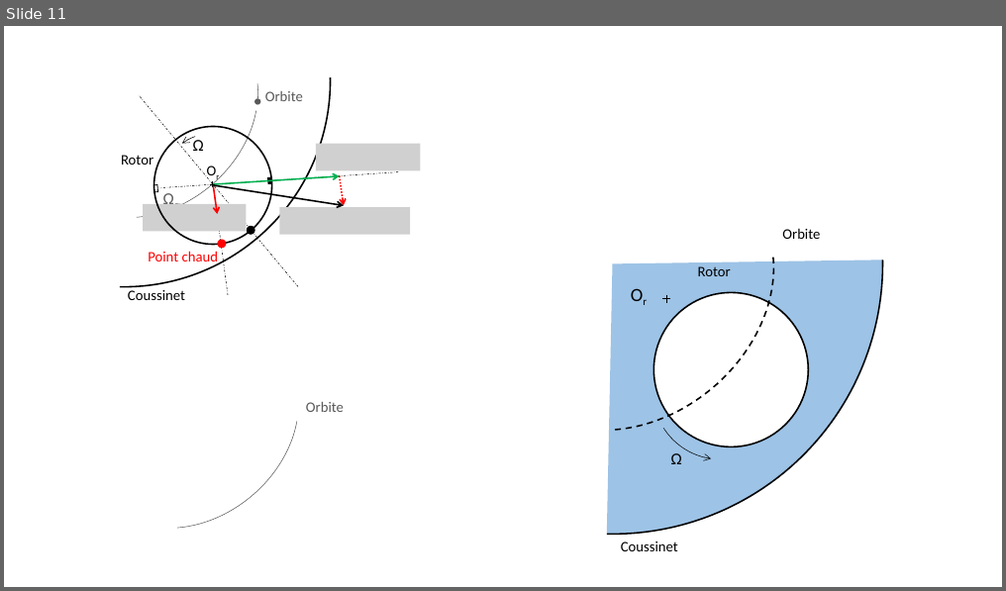
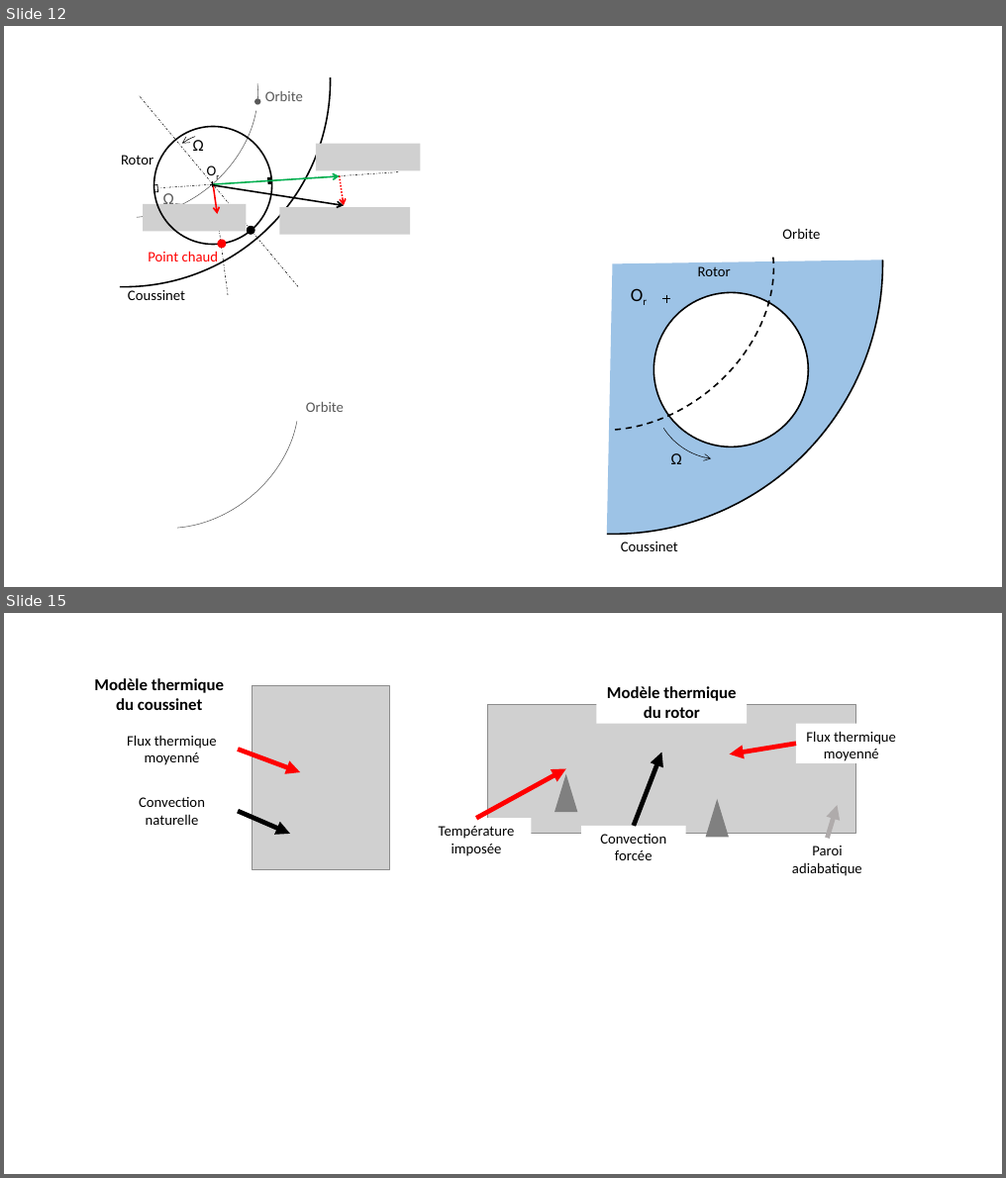
Before and after one commit to SilunZ/SoutenanceThese, a slide deck: Support/Figures.pptx. Shown one above the other, each under a label of ours: slide 11 before the commit, slides 12 and 15 after it; the slides between them are not shown. The pictures are 1006x591 and 1006x1178 pixels, drawn with LibreOffice and Linux fonts; fonts in the diff are those of the drawing; grey boxes stand for pictures. Boxes give left, top, right and bottom in pixels: in the first picture for what was removed or moved away, otherwise in the second. Text is boxed around its words. In the diff, an @@ line names an element or a change of style, - is before the commit and + after.

```diff
--- a/Support/Figures.pptx
+++ b/Support/Figures.pptx
@@ slide 15 added at (x1=4, y1=613, x2=1002, y2=1174), background #FFFFFF @@
@@ group added at (x1=94, y1=678, x2=389, y2=870): 3 texts, 2 arrows, 1 picture @@
+Convection naturelle
+Flux thermique moyenné
+Modèle thermique du coussinet
@@ group added at (x1=439, y1=678, x2=907, y2=876): 4 arrows, 3 rectangles, 2 texts, 2 triangles, 1 picture @@
+Température imposée
+Convection forcée
+Flux thermique moyenné
+Paroi adiabatique
+Modèle thermique du rotor
@@ what was slide 11 is now slide 12 @@
```
Also in this commit, not shown: 1 slide changed, 3 other slides added, 2 other files.
